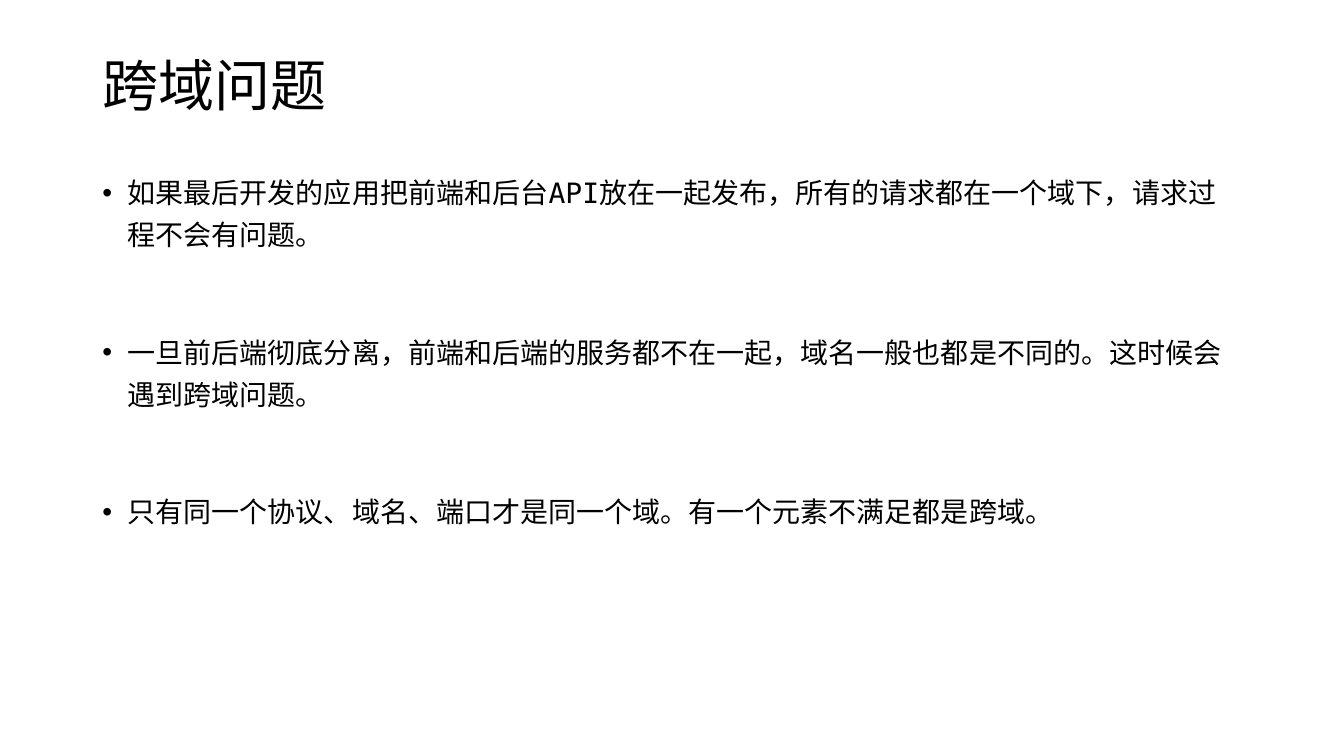
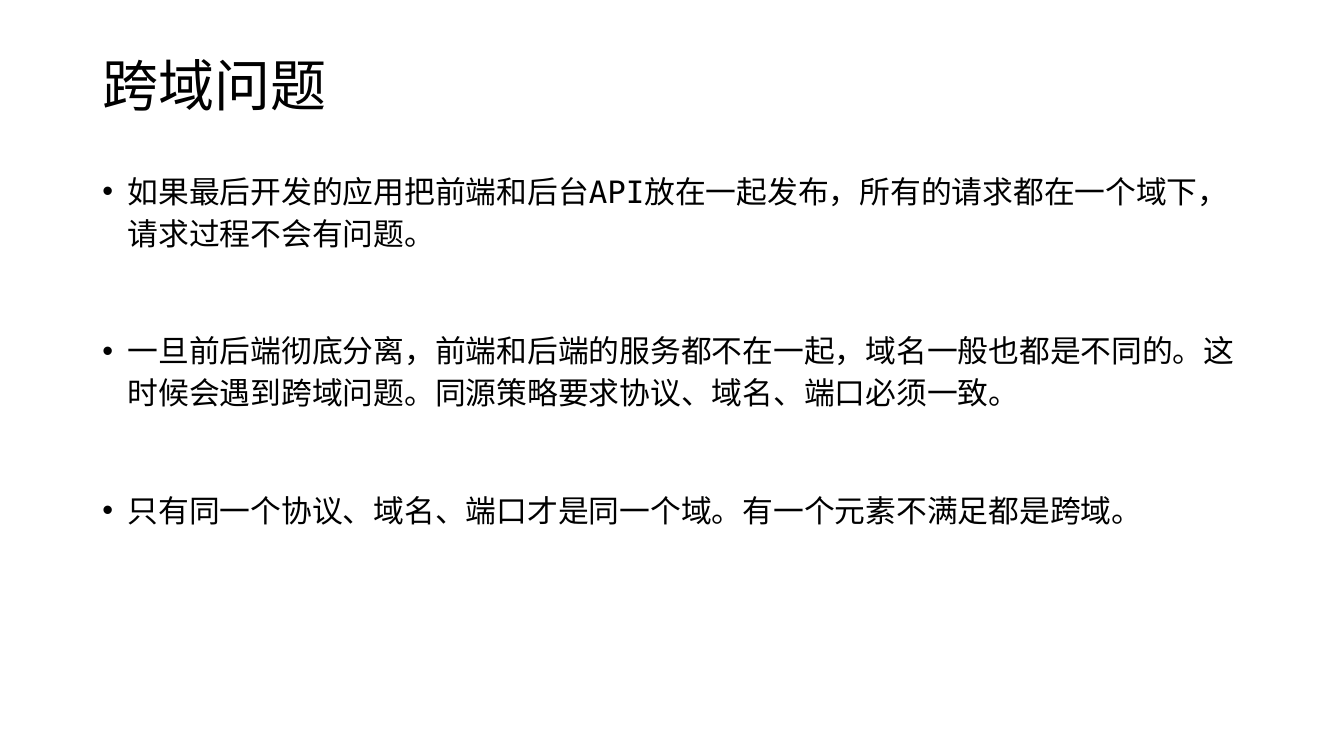
Before and after one commit to edu2act/course-wechat-and-miniprogram, a slide deck: slide 10 of materials/ch09/ch09-HTTP协议和复杂通信.pptx. Drawn at 1344x756 pixels with LibreOffice and Linux fonts; fonts in the diff are those of the drawing. Boxes give left, top, right and bottom in pixels: in the first picture for what was removed or moved away, otherwise in the second. Text is boxed around its words. In the diff, an @@ line names an element or a change of style, - is before the commit and + after.

```diff
--- a/materials/ch09/ch09-HTTP协议和复杂通信.pptx
+++ b/materials/ch09/ch09-HTTP协议和复杂通信.pptx
@@ text at bbox=[128, 177, 1229, 525]: size 20 to 22 pt in "如果最后开发的应用把前端和后台API放在一起发布，所有的请求都在一个域下，请求过程不会有问题。", "只有同一个协议、域名、端口才是同一个域。有一个元素不满足都是跨域。" @@
@@ text at bbox=[128, 336, 1235, 407]: text changed; size 20 to 22 pt @@
-• 一旦前后端彻底分离，前端和后端的服务都不在一起，域名一般也都是不同的。这时候会遇到跨域问题。
+• 一旦前后端彻底分离，前端和后端的服务都不在一起，域名一般也都是不同的。这时候会遇到跨域问题。同源策略要求协议、域名、端口必须一致。
```
Also in this commit, not shown: 9 other slides changed, 2 slides added, 6 slides removed, 6 other files.
